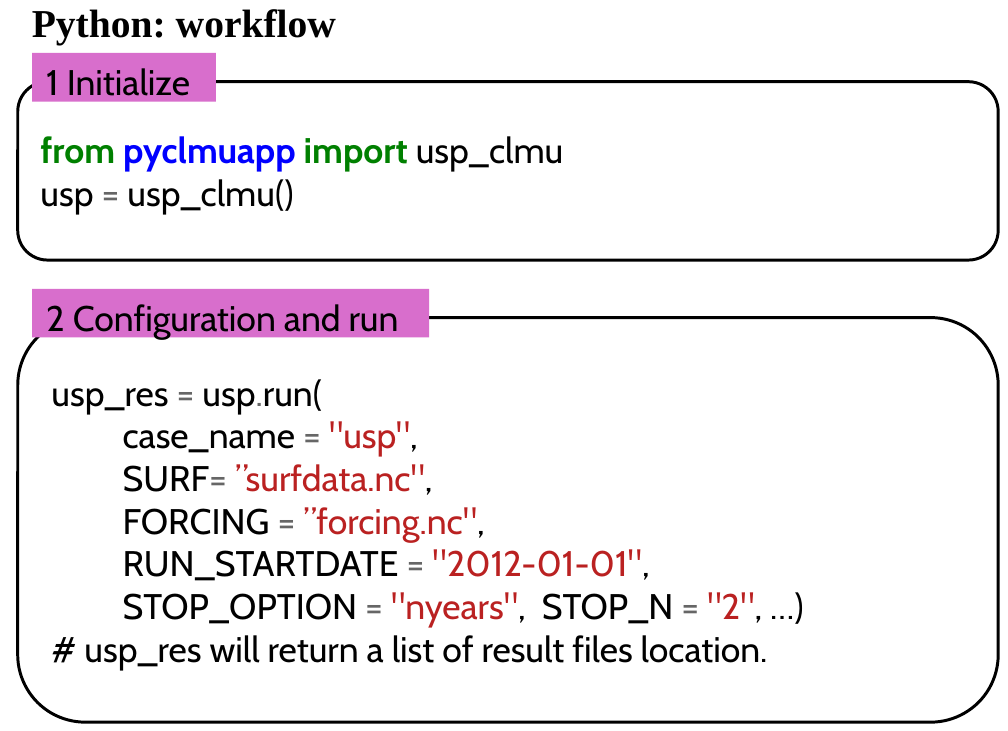
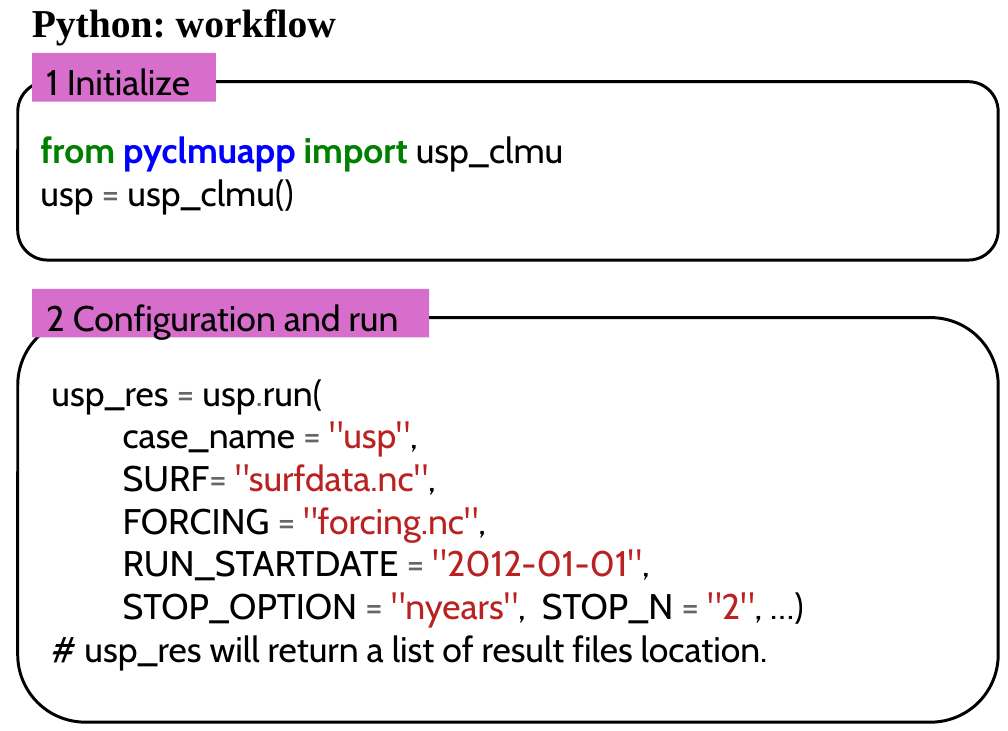
Before and after one commit to envdes/pyclmuapp, a slide deck: slide 1 of src/workflow_python.pptx. Drawn at 1008x731 pixels with LibreOffice and Linux fonts; fonts in the diff are those of the drawing. Boxes give left, top, right and bottom in pixels: in the first picture for what was removed or moved away, otherwise in the second. Text is boxed around its words. In the diff, an @@ line names an element or a change of style, - is before the commit and + after.

```diff
--- a/src/workflow_python.pptx
+++ b/src/workflow_python.pptx
@@ text in rounded rectangle at (x1=123, y1=464, x2=486, y2=542): text changed @@
-SURF= ”surfdata.nc",
-FORCING = ”forcing.nc",
+SURF= "surfdata.nc",
+FORCING = "forcing.nc",
```
